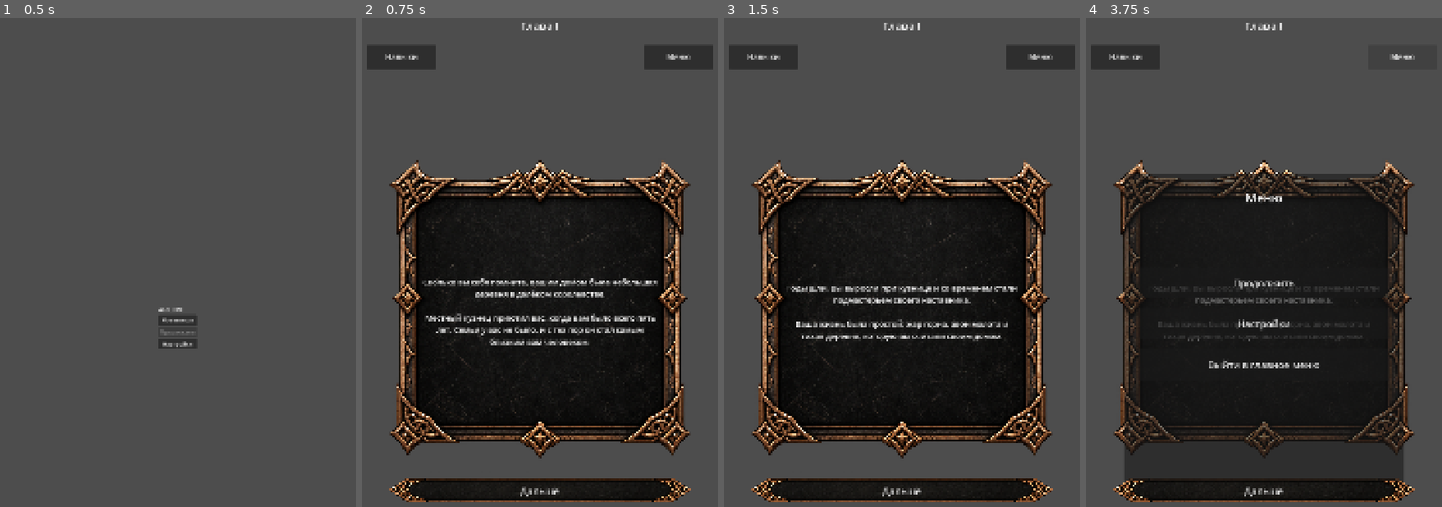
Above: before the commit, frames 1-4 (left to right).
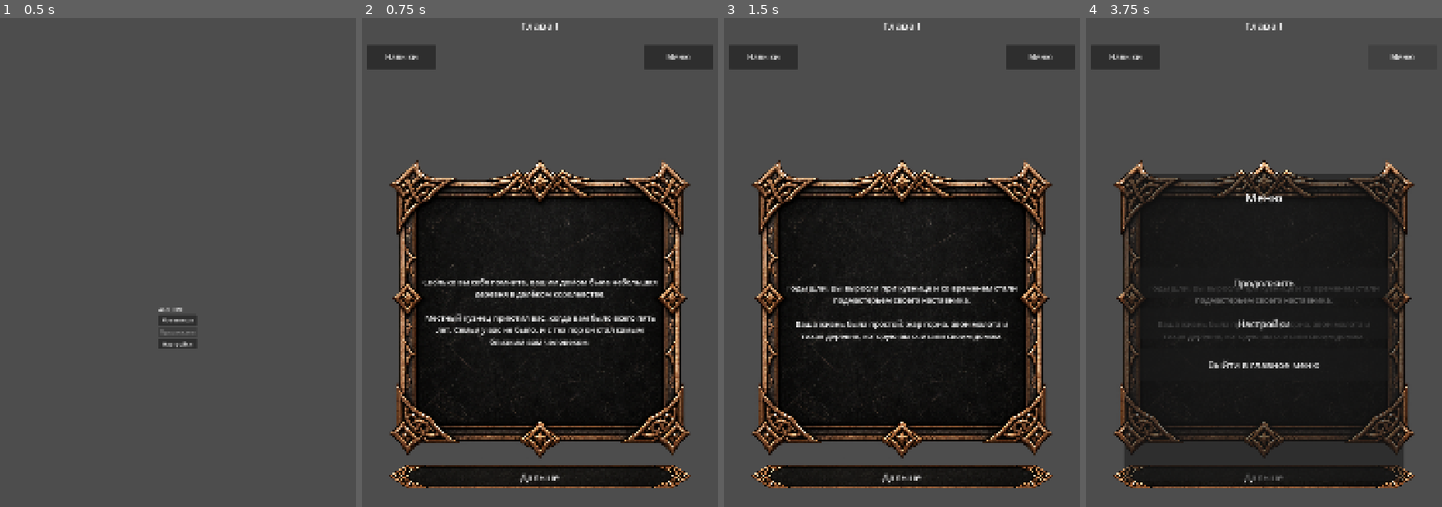
Above: after the commit, the same moments.

Repository: SayentLY/Alfheim
Game: Godot game, scene res://scenes/main_menu.tscn
Same seed, same stepped clock (60 frames per second), same inputs: the game is played once before the commit and once after it.
Inputs:
- Up to frame 1 (0.5 s): no input
- Up to frame 2 (0.75 s): click "Новая игра" at 0.5 s
- Up to frame 3 (1.5 s): click "Дальше" at 1.25 s
- Up to frame 4 (3.75 s): click "Навыки" at 2 s; click "Закрыть" at 2.75 s; click "Меню" at 3.5 s

Frame 1 is identical in both runs. In frame 2, 5.1% of the frame differs, in the area x 7-93%, y 91-99%; in frame 3, 5.1%; in frame 4, 3.6%.

Commit message:
Move choice group closer to story panel

Diff:
--- a/scenes/chapter_one.tscn
+++ b/scenes/chapter_one.tscn
@@ -82,9 +82,9 @@
 [node name="ChoiceButton1" type="Button" parent="." unique_id=1120121839]
 layout_mode = 0
 offset_left = 90.0
-offset_top = 1360.0
+offset_top = 1320.0
 offset_right = 990.0
-offset_bottom = 1518.0
+offset_bottom = 1478.0
 theme_override_styles/normal = SubResource("StyleBoxTexture_choice_normal")
 theme_override_styles/hover = SubResource("StyleBoxTexture_choice_normal")
 theme_override_styles/pressed = SubResource("StyleBoxTexture_choice_pressed")
@@ -95,9 +95,9 @@
 [node name="ChoiceButton2" type="Button" parent="." unique_id=1773415175]
 layout_mode = 0
 offset_left = 90.0
-offset_top = 1515.0
+offset_top = 1475.0
 offset_right = 990.0
-offset_bottom = 1673.0
+offset_bottom = 1633.0
 theme_override_styles/normal = SubResource("StyleBoxTexture_choice_normal")
 theme_override_styles/hover = SubResource("StyleBoxTexture_choice_normal")
 theme_override_styles/pressed = SubResource("StyleBoxTexture_choice_pressed")
@@ -108,9 +108,9 @@
 [node name="ChoiceButton3" type="Button" parent="."]
 layout_mode = 0
 offset_left = 90.0
-offset_top = 1670.0
+offset_top = 1630.0
 offset_right = 990.0
-offset_bottom = 1828.0
+offset_bottom = 1788.0
 theme_override_styles/normal = SubResource("StyleBoxTexture_choice_normal")
 theme_override_styles/hover = SubResource("StyleBoxTexture_choice_normal")
 theme_override_styles/pressed = SubResource("StyleBoxTexture_choice_pressed")
